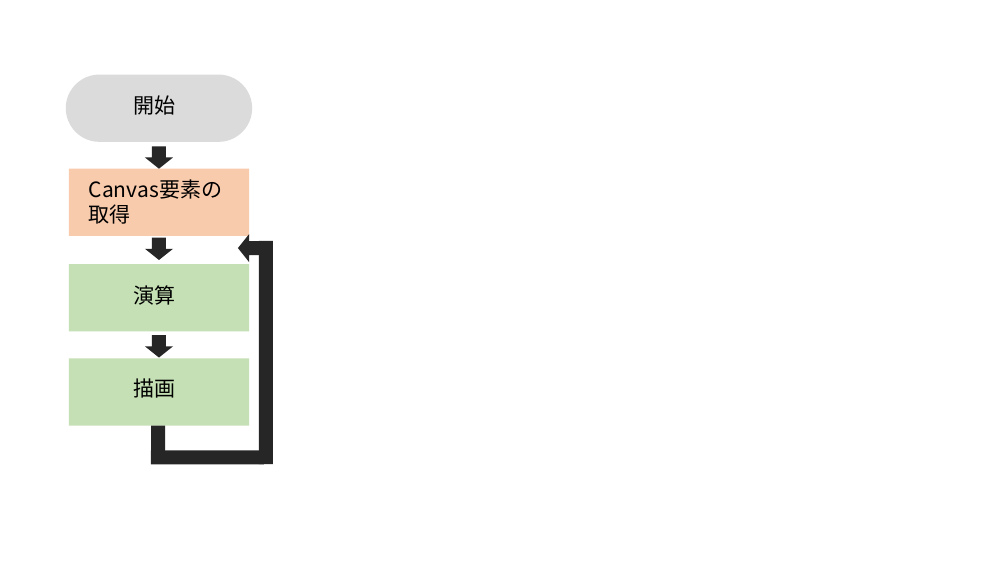
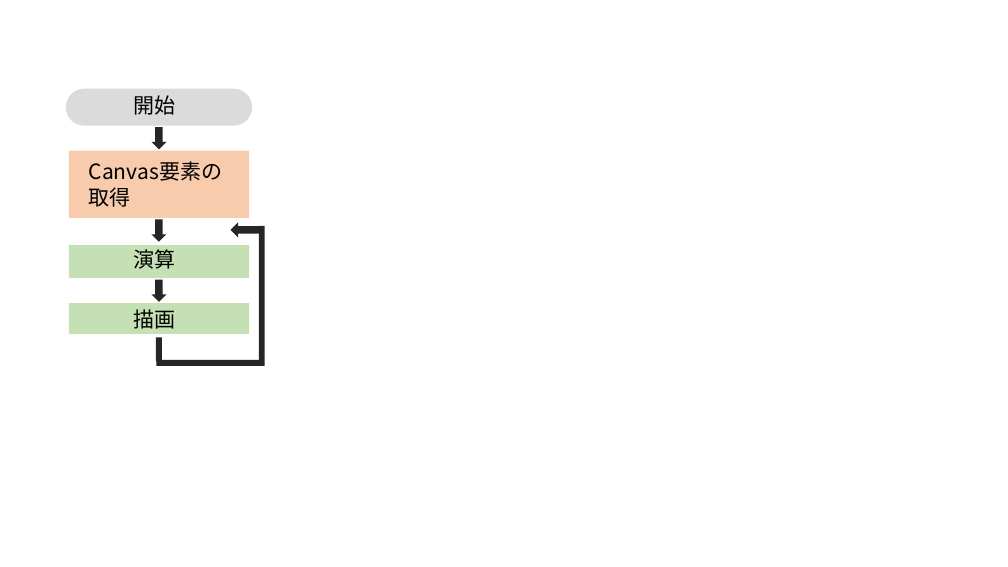
Before and after one commit to okmtaoo/-, a slide deck: slide 4 of 論文に使う画像.pptx. Drawn at 1008x567 pixels with LibreOffice and Linux fonts; fonts in the diff are those of the drawing. Boxes give left, top, right and bottom in pixels: in the first picture for what was removed or moved away, otherwise in the second. Text is boxed around its words. In the diff, an @@ line names an element or a change of style, - is before the commit and + after.

```diff
--- a/論文に使う画像.pptx
+++ b/論文に使う画像.pptx
@@ rounded rectangle: place and size @@
-rounded rectangle at box(66, 75, 253, 142)
+rounded rectangle at box(66, 88, 253, 126)
@@ down arrow: place and size @@
-down arrow at box(145, 146, 173, 169)
+down arrow at box(151, 127, 166, 150)
@@ rectangle: place and size @@
-rectangle at box(69, 169, 249, 236)
+rectangle at box(69, 150, 249, 218)
@@ text "Canvas要素の": place and size @@
-text "Canvas要素の" at box(89, 179, 222, 224)
+text "Canvas要素の" at box(89, 161, 222, 207)
@@ down arrow: place and size @@
-down arrow at box(145, 237, 173, 260)
+down arrow at box(151, 219, 166, 242)
@@ down arrow: place and size @@
-down arrow at box(238, 234, 261, 262)
+down arrow at box(231, 222, 261, 237)
@@ rectangle: place and size @@
-rectangle at box(259, 241, 273, 464)
+rectangle at box(259, 226, 265, 366)
@@ rectangle: place and size @@
-rectangle at box(69, 264, 249, 331)
+rectangle at box(69, 245, 249, 278)
@@ text "演算": place and size @@
-text "演算" at box(133, 285, 175, 305)
+text "演算" at box(133, 249, 175, 269)
@@ down arrow: place and size @@
-down arrow at box(145, 335, 173, 358)
+down arrow at box(151, 280, 166, 302)
@@ rectangle: place and size @@
-rectangle at box(69, 358, 249, 426)
+rectangle at box(69, 303, 249, 334)
@@ text "描画": place and size @@
-text "描画" at box(133, 378, 175, 398)
+text "描画" at box(133, 309, 175, 329)
@@ rectangle: place and size @@
-rectangle at box(151, 426, 166, 458)
+rectangle at box(156, 337, 162, 361)
@@ rectangle: place and size @@
-rectangle at box(151, 450, 264, 465)
+rectangle at box(157, 360, 264, 366)
```
Also in this commit, not shown: 2 other slides changed, 1 slide added, 18 other files.
